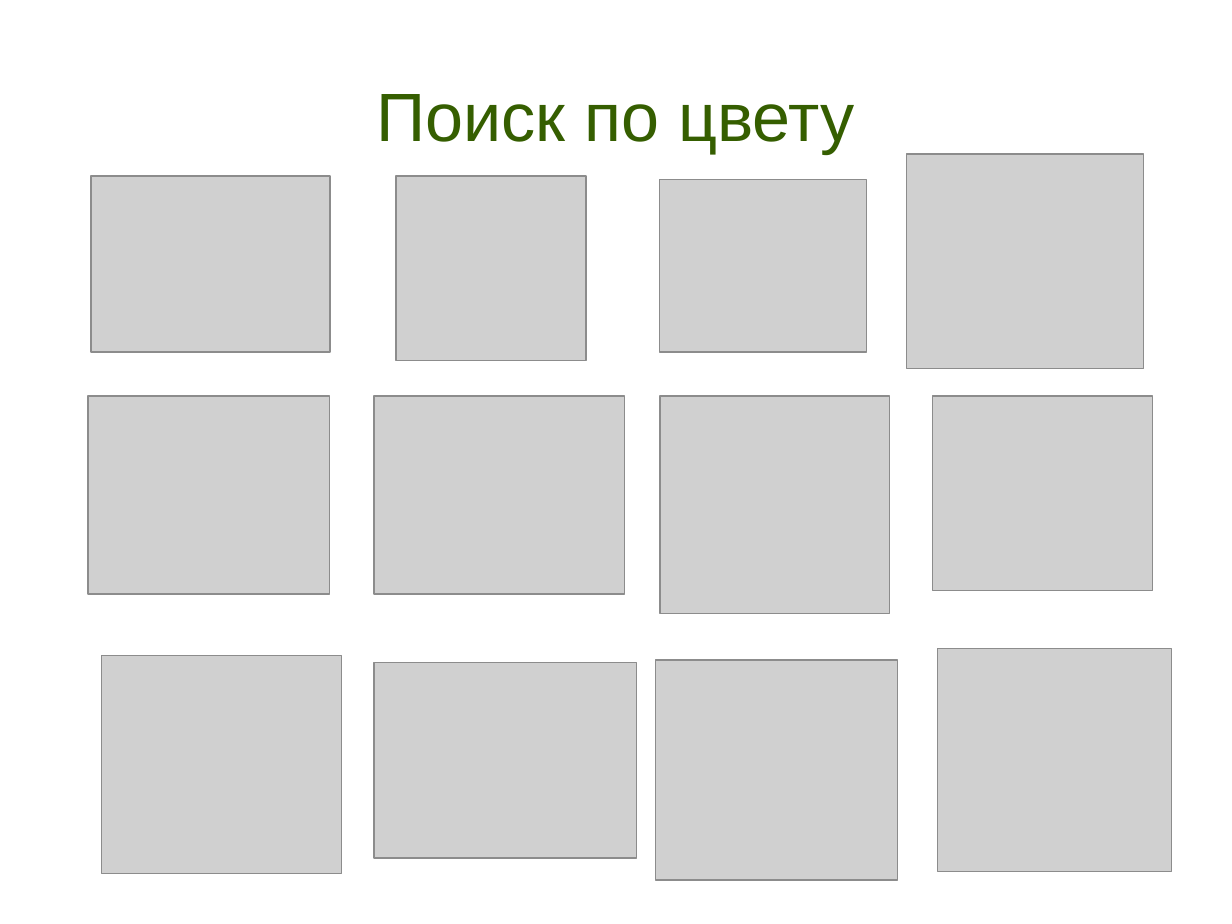
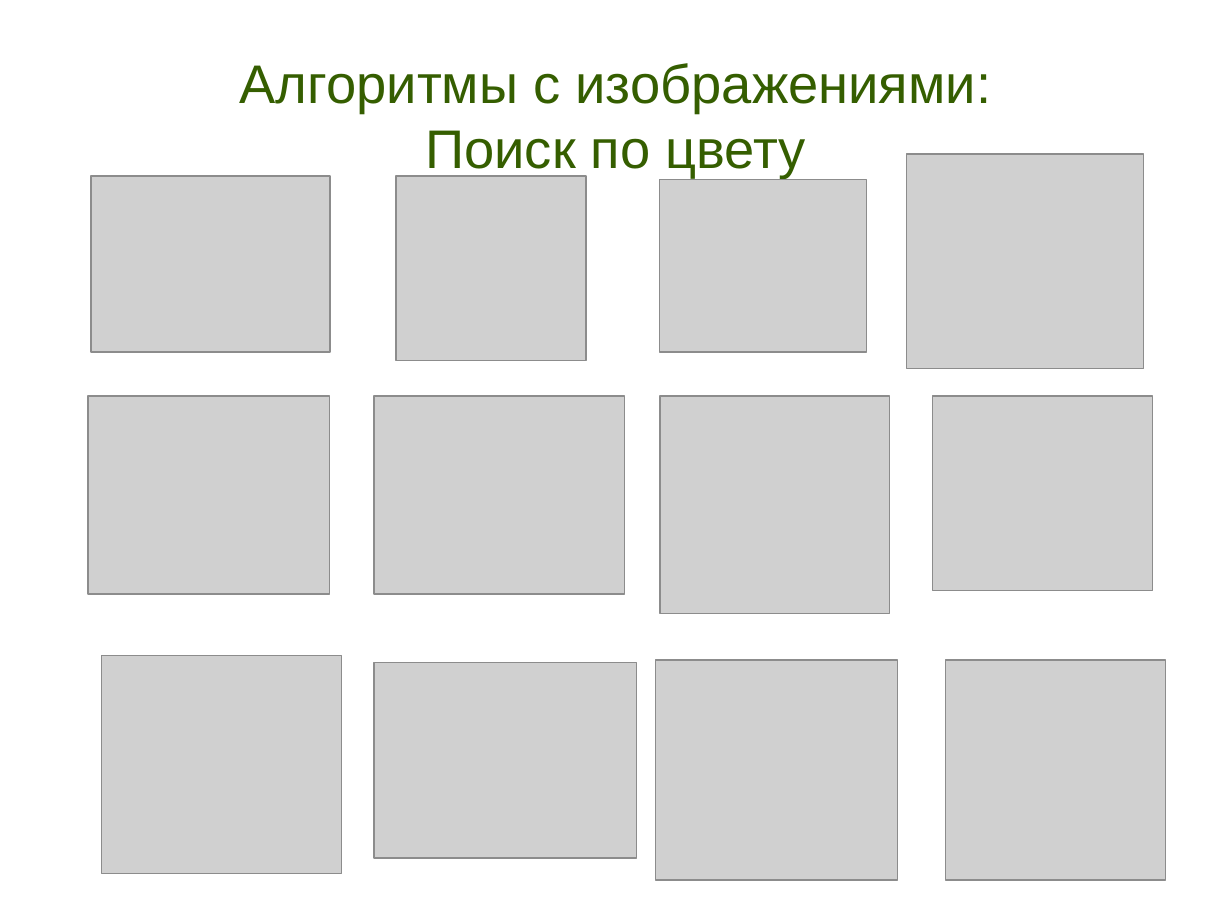
Before and after one commit to tipe/searchbycolor, a slide deck: slide 9 of Presentation.odp. Drawn at 1232x924 pixels with LibreOffice and Linux fonts; fonts in the diff are those of the drawing; grey boxes stand for pictures. Boxes give left, top, right and bottom in pixels: in the first picture for what was removed or moved away, otherwise in the second. Text is boxed around its words. In the diff, an @@ line names an element or a change of style, - is before the commit and + after.

```diff
--- a/Presentation.odp
+++ b/Presentation.odp
@@ title at [240, 63, 991, 178]: text changed; size 44 to 35 pt @@
-Поиск по цвету
+Алгоритмы с изображениями:
+Поиск по цвету
@@ picture: place and size @@
-picture at [938, 648, 1173, 871]
+picture at [946, 661, 1166, 881]
```
Also in this commit, not shown: 5 other slides changed, 1 slide added, 1 slide removed, 6 other files.
